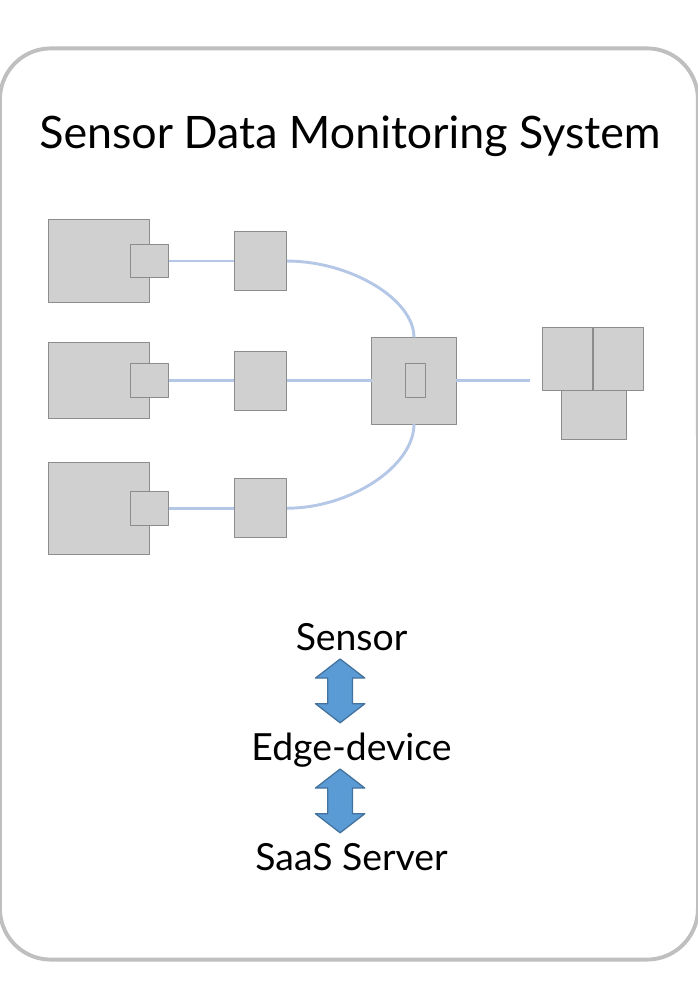
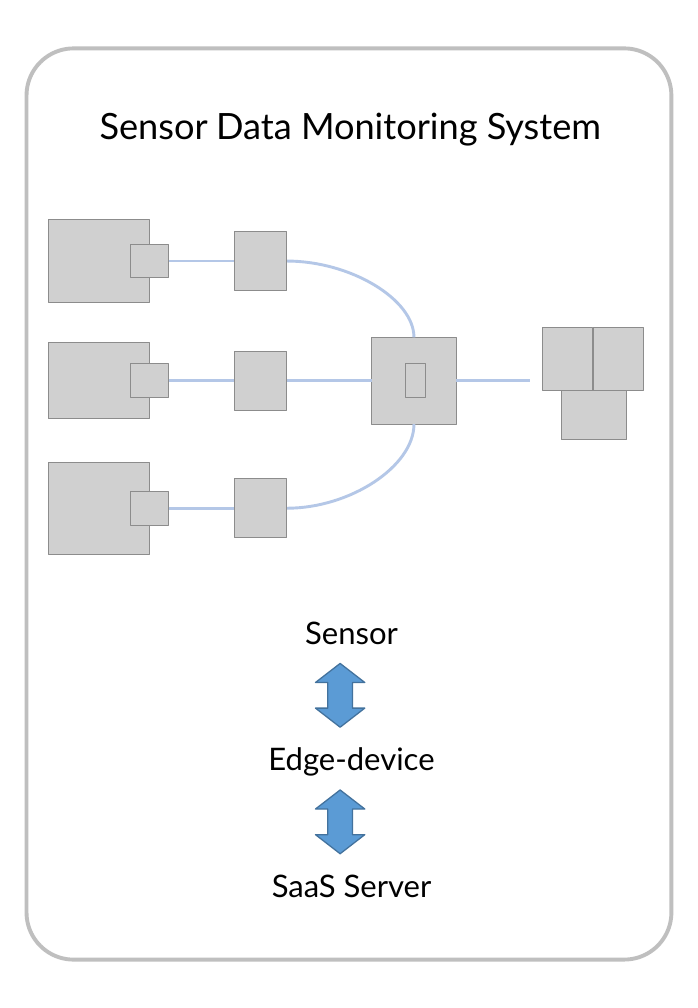
Before and after one commit to inhobyun/WSN_Project, a slide deck: slide 1 of static/images/설비센서데이터분석시스템_소개_세로.pptx. Drawn at 698x1008 pixels with LibreOffice and Linux fonts; fonts in the diff are those of the drawing; grey boxes stand for pictures. Boxes give left, top, right and bottom in pixels: in the first picture for what was removed or moved away, otherwise in the second. Text is boxed around its words. In the diff, an @@ line names an element or a change of style, - is before the commit and + after.

```diff
--- a/static/images/설비센서데이터분석시스템_소개_세로.pptx
+++ b/static/images/설비센서데이터분석시스템_소개_세로.pptx
@@ rounded rectangle: place and size @@
-rounded rectangle at [0, 48, 698, 960]
+rounded rectangle at [27, 48, 672, 960]
@@ text "Sensor Data Monitoring System": place and size @@
-text "Sensor Data Monitoring System" at [39, 115, 661, 156]
+text "Sensor Data Monitoring System" at [100, 112, 601, 146]
@@ text "Sensor Data Monitoring System" at [100, 112, 601, 146]: size 34.7 to 28 pt @@
@@ text "Sensor": place and size @@
-text "Sensor" at [296, 623, 408, 651]
+text "Sensor" at [305, 621, 398, 645]
@@ up down arrow: place and size @@
-up down arrow at [315, 659, 365, 723]
+up down arrow at [315, 664, 365, 728]
@@ text "Edge-device": place and size @@
-text "Edge-device" at [251, 732, 451, 767]
+text "Edge-device" at [268, 747, 434, 776]
@@ up down arrow: place and size @@
-up down arrow at [315, 770, 365, 834]
+up down arrow at [315, 790, 365, 854]
@@ size 28.9 to 24 pt in 3 elements at [305, 621, 398, 645], [268, 747, 434, 776], [272, 874, 432, 898] @@
@@ text "SaaS Server": place and size @@
-text "SaaS Server" at [255, 843, 448, 871]
+text "SaaS Server" at [272, 874, 432, 898]
```
Also in this commit, not shown: 1 slide added, 1 other file.
